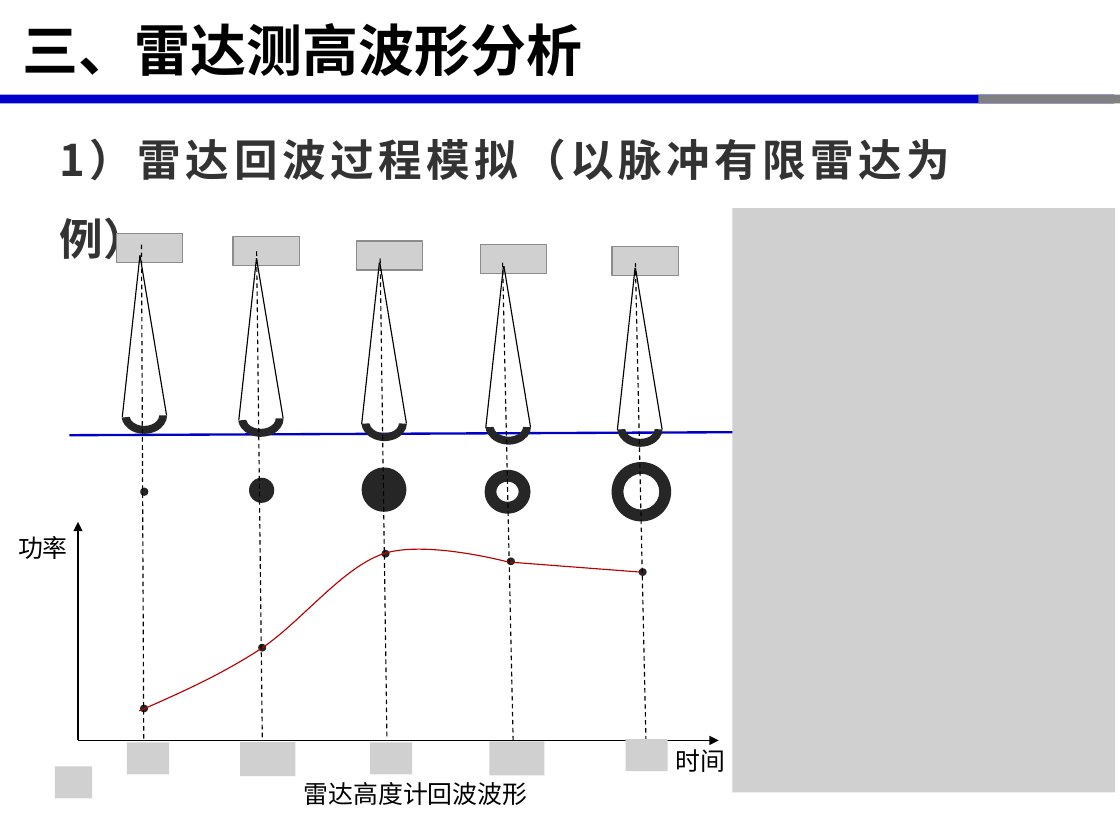
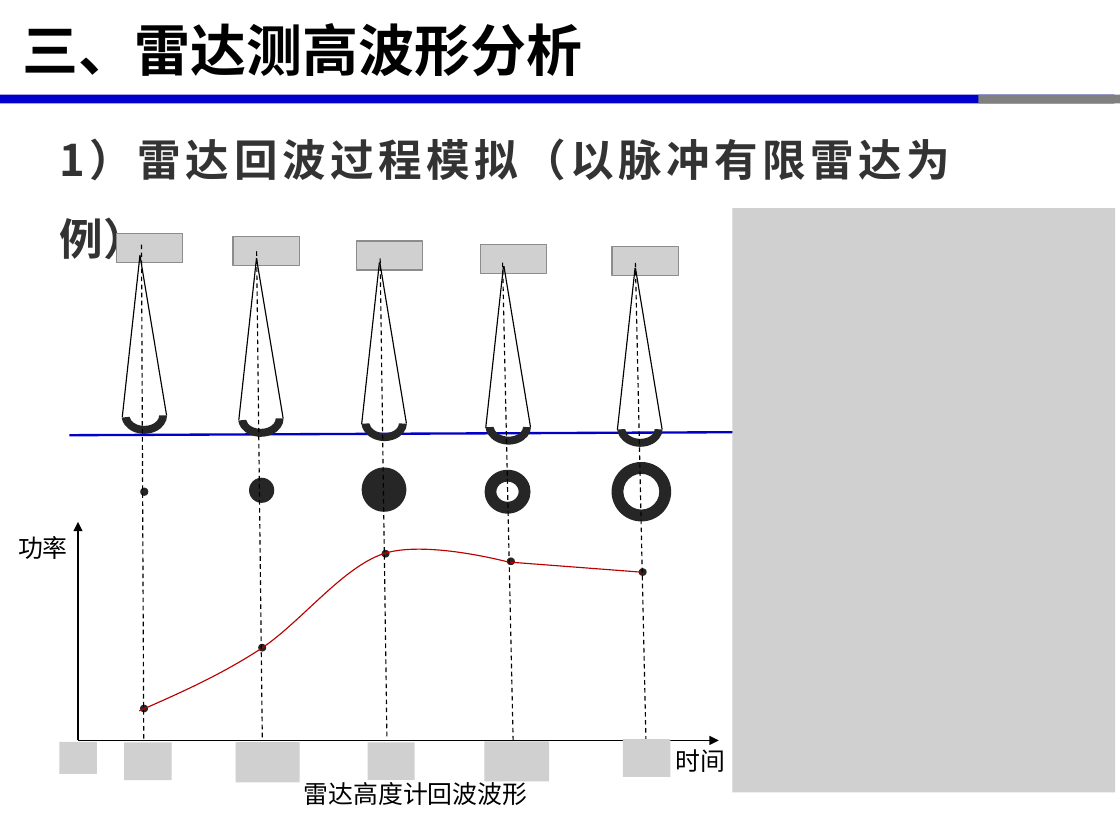
Before and after one commit to xinluo2018/satellite-altimetry-course, a slide deck: slide 19 of 第2章-星载雷达测高原理-2学时/第2章-星载雷达测高原理-2学时.pptx. Drawn at 1120x840 pixels with LibreOffice and Linux fonts; fonts in the diff are those of the drawing; grey boxes stand for pictures. Boxes give left, top, right and bottom in pixels: in the first picture for what was removed or moved away, otherwise in the second. Text is boxed around its words. In the diff, an @@ line names an element or a change of style, - is before the commit and + after.

```diff
--- a/第2章-星载雷达测高原理-2学时/第2章-星载雷达测高原理-2学时.pptx
+++ b/第2章-星载雷达测高原理-2学时/第2章-星载雷达测高原理-2学时.pptx
@@ picture added at (59, 741, 96, 774) @@
@@ picture: place and size @@
-picture at (127, 743, 169, 775)
+picture at (124, 743, 171, 781)
@@ picture: place and size @@
-picture at (240, 743, 295, 776)
+picture at (235, 743, 299, 783)
@@ picture: place and size @@
-picture at (370, 743, 412, 775)
+picture at (367, 743, 414, 781)
@@ picture: place and size @@
-picture at (489, 741, 544, 775)
+picture at (485, 741, 550, 782)
@@ picture: place and size @@
-picture at (626, 739, 669, 772)
+picture at (623, 739, 670, 777)
@@ picture removed at (55, 766, 92, 799) @@
```
Also in this commit, not shown: 9 other slides changed, 9 other files.
